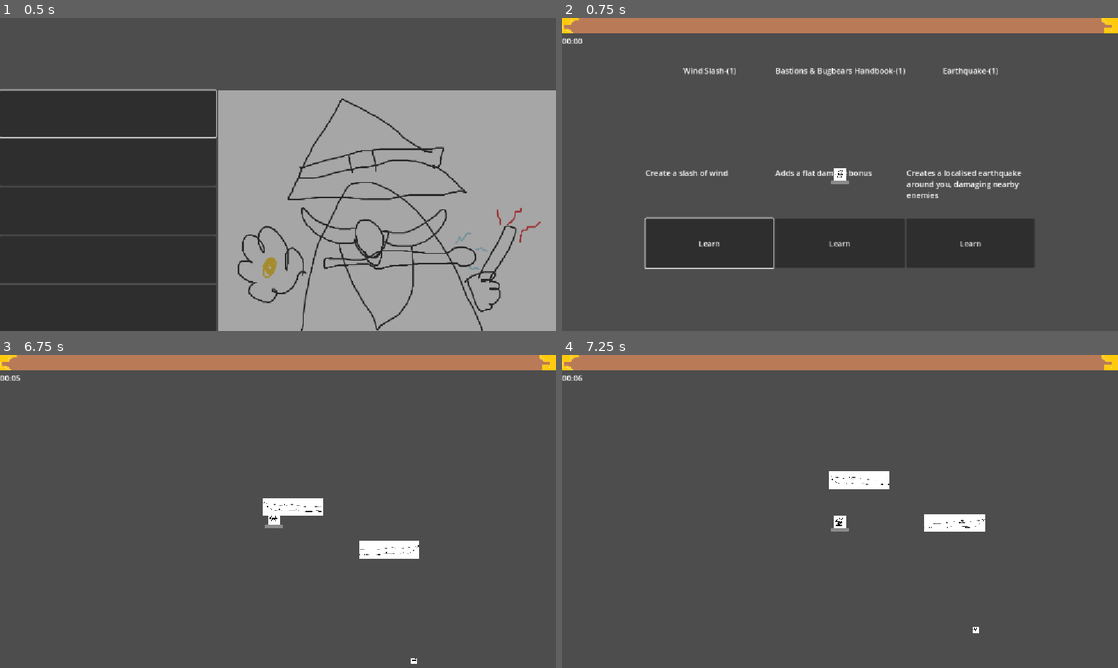
Above: before the commit, frames 1-4 (two rows, left to right).
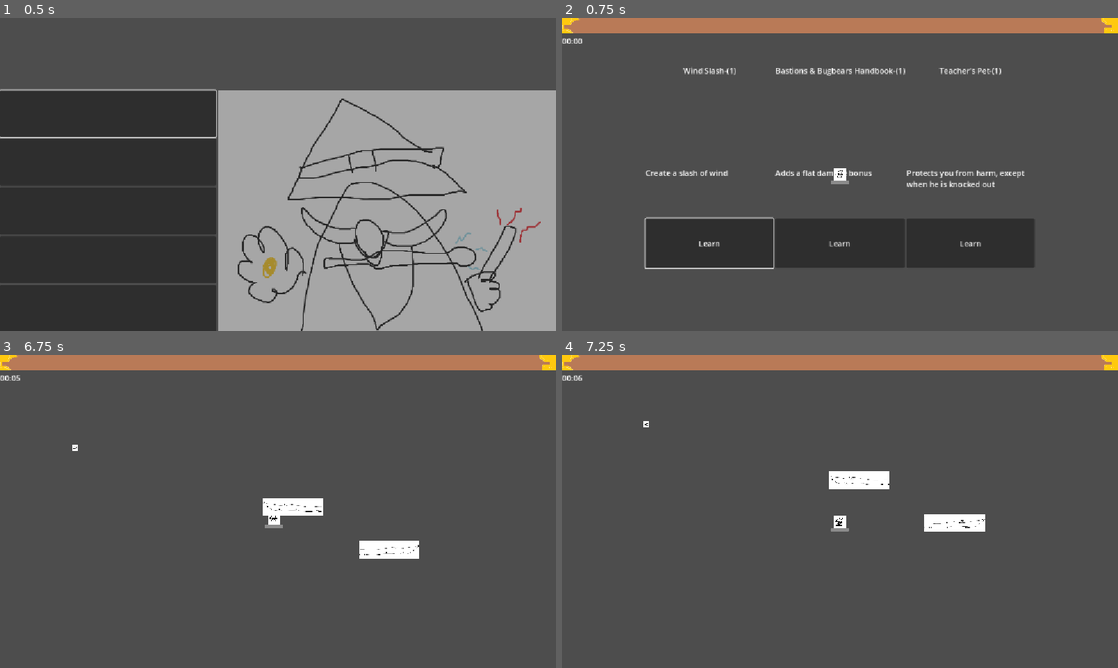
Above: after the commit, the same moments.

Repository: flowerFawn/XP-Based-Leveling
Game: Godot game, scene res://scenes/menu/main_menu.tscn
Two runs of this game, one before a commit and one after it. Both use one fixed random seed, a clock stepped at 60 frames per second and the inputs below. The engine's default icon, where the game draws it, is replaced by a stand-in: a white triangle on a blue panel in a dark square. Sound files missing from this copy of the repository are replaced by a short silence.
Inputs (mouse positions are in pixels of both pictures, inside the frame that each line leads up to):
- Up to frame 1 (0.5 s): no input
- Up to frame 2 (0.75 s): click (667, 115) at 0.5 s
- Up to frame 3 (6.75 s): click "Learn" at 1.25 s; tap Enter at 2 s; hold D (player_right) 2.03-2.78 s; hold S (player_down) 2.78-3.53 s; hold D (player_right) 3.53-4.28 s; hold W (player_up) 4.28-5.03 s; hold A (player_left) 5.03-6.53 s; hold S (player_down) from 6.53 s (still down)
- Up to frame 4 (7.25 s): keep holding S (player_down)

Frame 1 is identical in both runs. In frame 2, 0.7% of the frame differs, in the area x 62-84%, y 16-58%; in frame 3, less than 0.1%; in frame 4, less than 0.1%.

Commit message:
changes rarity of spells based on set rarity and level
this is done by calculating the weights into an array and passing that through to a weighted random function

Diff:
--- a/resources/magic_items/crystal_collection_1.tres
+++ b/resources/magic_items/crystal_collection_1.tres
@@ -6,5 +6,6 @@
 [resource]
 script = ExtResource("1_bvoge")
 damage_increase = 1.05
+rarity = 2
 next_upgrade = ExtResource("1_gdfa4")
 metadata/_custom_type_script = "uid://dbdyiwijocnoa"
--- a/resources/magic_items/crystal_collection_2.tres
+++ b/resources/magic_items/crystal_collection_2.tres
@@ -7,4 +7,5 @@
 damage_increase = 1.1
 level_description = "Increases damage boost"
 level = 2
+rarity = 2
 metadata/_custom_type_script = "uid://dbdyiwijocnoa"
--- a/resources/spell/earthquake_1.tres
+++ b/resources/spell/earthquake_1.tres
@@ -9,9 +9,10 @@
 
 [resource]
 script = ExtResource("1_n651w")
-next_upgrade = ExtResource("1_bfrpe")
 cooldown = 5.0
 damage = 12.0
 shape = SubResource("CircleShape2D_cae2g")
 texture = ExtResource("3_g4o1b")
+rarity = 2
+next_upgrade = ExtResource("1_bfrpe")
 metadata/_custom_type_script = "uid://dqtj3553eq3ci"
--- a/resources/spell/earthquake_2.tres
+++ b/resources/spell/earthquake_2.tres
@@ -9,11 +9,12 @@
 
 [resource]
 script = ExtResource("1_bm52a")
-level = 2
-next_upgrade = ExtResource("1_jl0nq")
 cooldown = 4.0
 damage = 15.0
 shape = SubResource("CircleShape2D_cae2g")
 texture = ExtResource("2_lcan7")
 visual_scale = 1.1
+level = 2
+rarity = 2
+next_upgrade = ExtResource("1_jl0nq")
 metadata/_custom_type_script = "uid://dqtj3553eq3ci"
--- a/resources/spell/earthquake_3.tres
+++ b/resources/spell/earthquake_3.tres
@@ -8,10 +8,11 @@
 
 [resource]
 script = ExtResource("1_nbsq4")
-level = 3
 cooldown = 1.0
 damage = 30.0
 shape = SubResource("CircleShape2D_cae2g")
 texture = ExtResource("2_d5mal")
 visual_scale = 1.1
+level = 3
+rarity = 2
 metadata/_custom_type_script = "uid://dqtj3553eq3ci"
--- a/scripts/autoloads/spell_shop.gd
+++ b/scripts/autoloads/spell_shop.gd
@@ -7,19 +7,21 @@
 		GameInfo.game_ui.xp_progress.value = spell_xp
 		if spell_xp >= next_required_xp:
 			spell_xp -= next_required_xp
-			next_required_xp *= 0.9
+			next_required_xp *= 2
 			GameInfo.player_level += 1
 			call_deferred(&"award_ability_option")
 			GameInfo.game_ui.xp_progress.value = spell_xp
 			GameInfo.game_ui.xp_progress.max_value = next_required_xp
-var next_required_xp:float = 2
-var current_ability_pool:Array[Ability] = [load("uid://7vmgb80p33sl"),
+var next_required_xp:float = 10
+@export var current_ability_pool:Array[Ability] = [load("uid://7vmgb80p33sl"),
 load("uid://ciomfgvjduepp"),
 load("uid://dh4308dsgb1xc"),
 load("uid://bb3wur6d4qxcf"),
 load("uid://fdx6pmmkh50r"),
 load("uid://cnpu8eq5ibo8b"),
 load("uid://buu4u5w3e3yf3")]
+
+var current_ability_weights:PackedFloat32Array
 
 #Not used outside of testing
 #func award_random_spell() -> void:
@@ -43,7 +45,7 @@
 	var non_duplicate:bool = false
 	var picked_ability_index:int
 	while not non_duplicate:
-		picked_ability_index = GameInfo.rnd.randi_range(0, len(current_ability_pool) - 1)
+		picked_ability_index = GameInfo.rnd.rand_weighted(current_ability_weights)
 		if not exclude_list.has(current_ability_pool[picked_ability_index]):
 			non_duplicate = true
 	return current_ability_pool[picked_ability_index]
@@ -73,3 +75,12 @@
 		if magic_item.has_method(method):
 			new_value = magic_item.call(method, new_value)
 	return new_value
+
+func _ready() -> void:
+	update_ability_weights()
+
+func update_ability_weights() -> void:
+	current_ability_weights = current_ability_pool.map(calculate_ability_rarity)
+
+func calculate_ability_rarity(ability:Ability) -> float:
+	return (1.0 / ability.level) * (1.0 / ability.rarity)
--- a/scripts/resources/base resources/player_ability.gd
+++ b/scripts/resources/base resources/player_ability.gd
@@ -8,8 +8,8 @@
 @export var level_description:String
 ##The level of this spell, starting at 1. Important for removing the previous level of spell, and menus
 @export_range(1, 20) var level:int  = 1
-
-
+##The rarity of the ability. The weight given to it is the reciprocal of this * reciprocal of level
+@export var rarity:int = 1
 ##The Image used in the menu
 @export var icon:Texture2D
 ##The ability that will be added to the ability pool when this ability is chosen. If left null there are no more upgrades to this ability
--- a/scripts/spell_option_menu.gd
+++ b/scripts/spell_option_menu.gd
@@ -12,6 +12,7 @@
 	visible = true
 	var abilitys_already_picked:Array[Ability]
 	var ability:Ability
+	SpellShop.update_ability_weights()
 	for n in range(0, option_count):
 		ability = SpellShop.get_random_ability(abilitys_already_picked)
 		abilitys_already_picked.append(ability)
